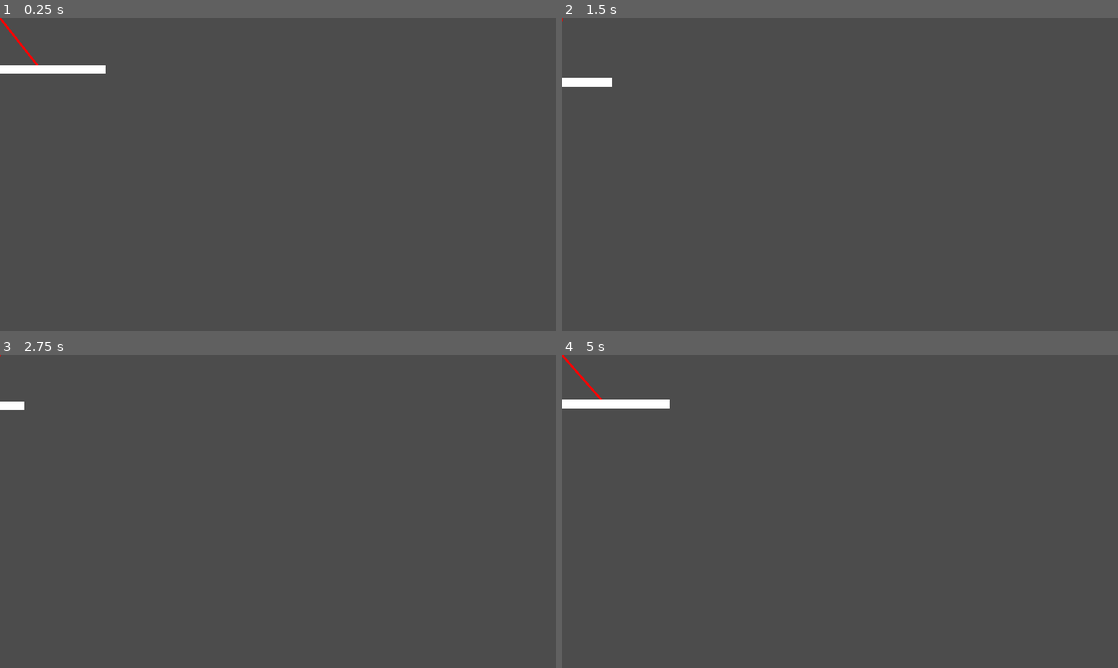
Above: before the commit, frames 1-4 (two rows, left to right).
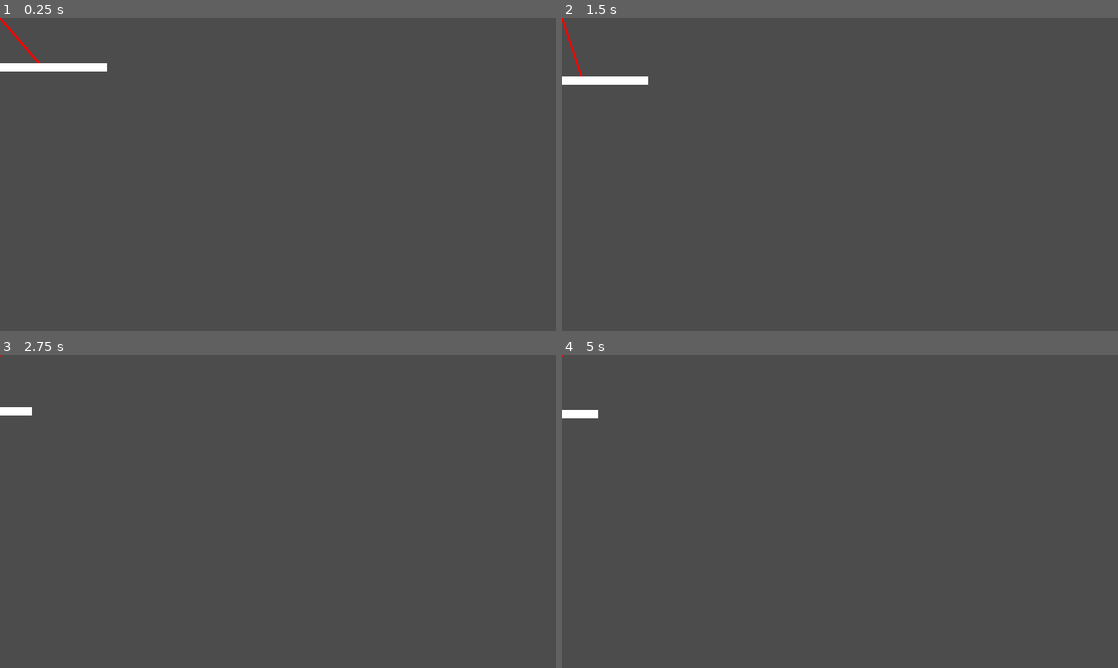
Above: after the commit, the same moments.

Repository: codemonsters/racekombat
Game: Godot game, scene res://Pendulo.tscn
Same seed, same stepped clock (60 frames per second), same inputs: the game is played once before the commit and once after it. This scene is started directly instead of the project's main scene.
Inputs:
- Up to frame 1 (0.25 s): no input
- Up to frame 2 (1.5 s): tap Enter (ui_accept) at 0.5, 0.77 s; hold Right (ui_right) from 0.53 s (still down); tap Space at 0.6 s; tap Shift at 1.35 s
- Up to frame 3 (2.75 s): tap Enter (ui_accept) at 1.52 s; release Right (ui_right) at 2.03 s; hold Left (ui_left) from 2.03 s (still down); tap Keypad Enter at 2.1 s
- Up to frame 4 (5 s): release Left (ui_left) at 2.78 s; hold Right (ui_right) 2.78-4.28 s; tap Space at 2.85 s; tap Enter (ui_accept) at 3.02, 3.77, 4.52 s; tap Shift at 3.6 s; hold Left (ui_left) from 4.28 s (still down); tap Keypad Enter at 4.35 s

The runs differ from the first frame. In frame 1, 0.3% of the frame differs, in the area x 0-20%, y 1-18%; in frame 2, 0.3%; in frame 3, 0.2%; in frame 4, 0.8%, in the area x 0-20%, y 0-21%.

Commit message:
Primer commit

Diff:
--- a/server/Pendulo.gd
+++ b/server/Pendulo.gd
@@ -25,7 +25,7 @@
 		k = -1
 	elif angulo <= 0:
 		k = 1
-	v = 1.25 - (abs((amplitud/2) - angulo)/(amplitud/2))
+	v = 1.1 - (abs((amplitud/2) - angulo)/(amplitud/2))
 	angulo += delta * k * v
 	plataforma.position = radio.rotated(angulo) - Vector2(ancho_plataforma/2, 0)
 	update() # Para llamar a _draw()
--- a/server/WaitingRoom.tscn
+++ b/server/WaitingRoom.tscn
@@ -1,6 +1,8 @@
-[gd_scene load_steps=10 format=2]
+[gd_scene load_steps=12 format=2]
 
 [ext_resource path="res://assets/platformer_in_the_forest.png" type="Texture" id=1]
+[ext_resource path="res://penduloprueba.tscn" type="PackedScene" id=2]
+[ext_resource path="res://Player.tscn" type="PackedScene" id=3]
 
 [sub_resource type="ConvexPolygonShape2D" id=1]
 points = PoolVector2Array( 16, 16, 0, 16, 0, 0, 16, 0 )
@@ -98,3 +100,9 @@
 cell_size = Vector2( 16, 16 )
 format = 1
 tile_data = PoolIntArray( 0, 0, 0, 1, 0, 1, 2, 0, 1, 3, 0, 1, 4, 0, 1, 5, 0, 1, 6, 0, 1, 7, 0, 1, 8, 0, 1, 9, 0, 1, 10, …(14569 unchanged characters)…
+
+[node name="penduloprueba" parent="." instance=ExtResource( 2 )]
+position = Vector2( 465.974, 428.516 )
+
+[node name="Player" parent="." instance=ExtResource( 3 )]
+position = Vector2( 280.183, 509.424 )
